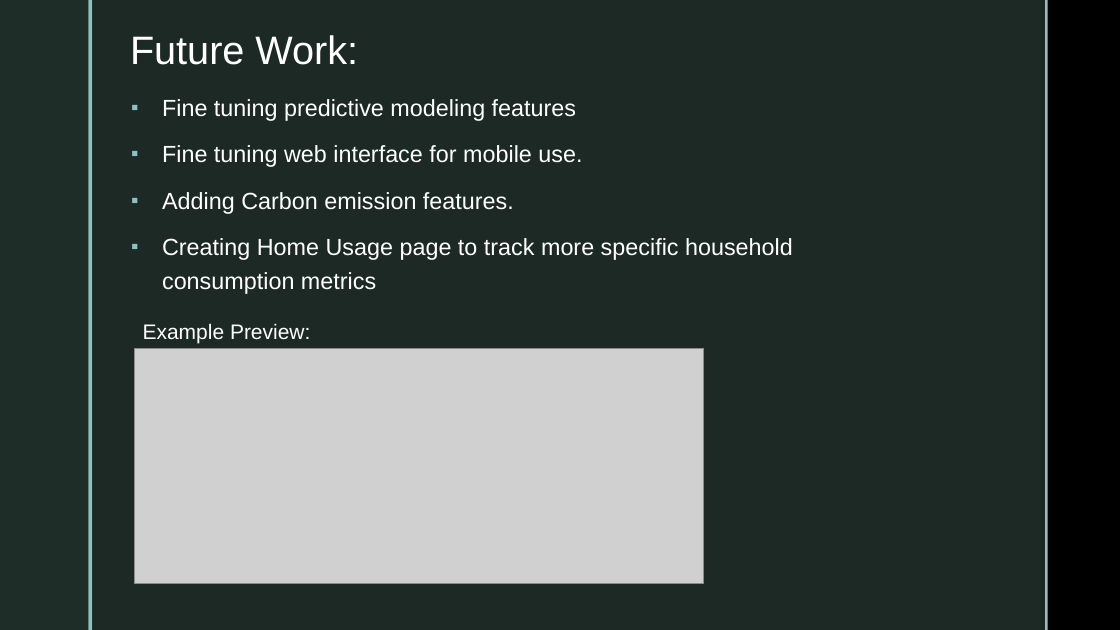
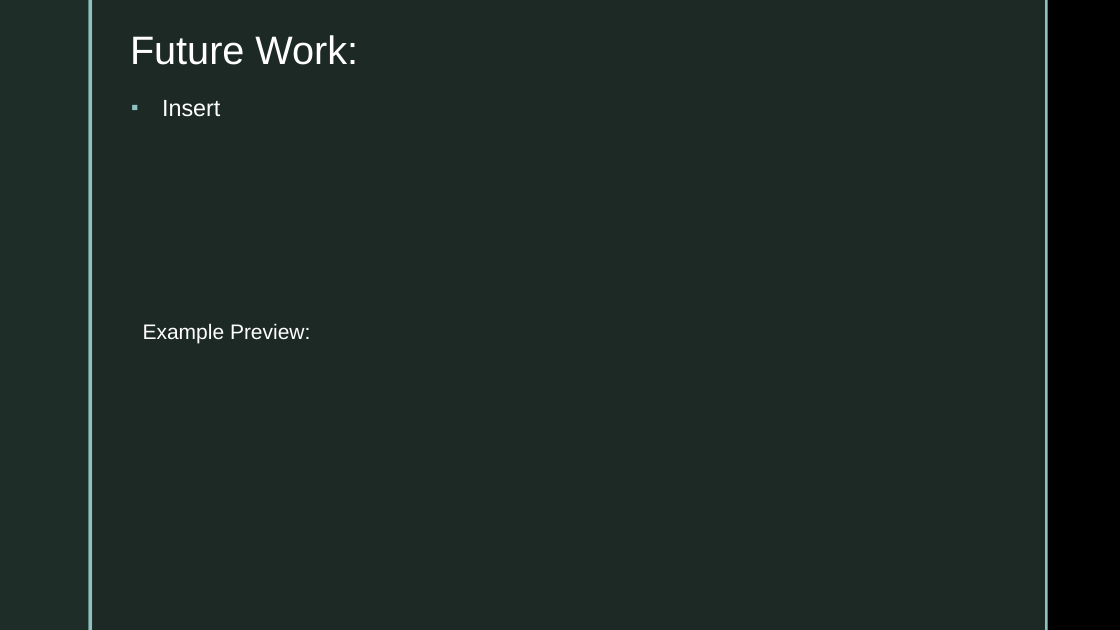
Before and after one commit to FelipeRestrepo101/ResponsibleAI, a slide deck: slide 21 of Presentations/ResponsibleAIPresentationV2.pptx (slide 16 before the commit). Drawn at 1120x630 pixels with LibreOffice and Linux fonts; fonts in the diff are those of the drawing; grey boxes stand for pictures; background and template pictures are left out. Boxes give left, top, right and bottom in pixels: in the first picture for what was removed or moved away, otherwise in the second. Text is boxed around its words. In the diff, an @@ line names an element or a change of style, - is before the commit and + after.

```diff
--- a/Presentations/ResponsibleAIPresentationV2.pptx
+++ b/Presentations/ResponsibleAIPresentationV2.pptx
@@ text at box(162, 100, 220, 117): text changed @@
-▪ Fine tuning predictive modeling features
-▪ Fine tuning web interface for mobile use.
-▪ Adding Carbon emission features.
-▪ Creating Home Usage page to track more specific household consumption metrics
+▪ Insert
@@ picture removed at box(134, 348, 704, 583) @@
```
Also in this commit, not shown: 8 other slides changed, 9 slides added, 4 slides removed, 9 other files.
